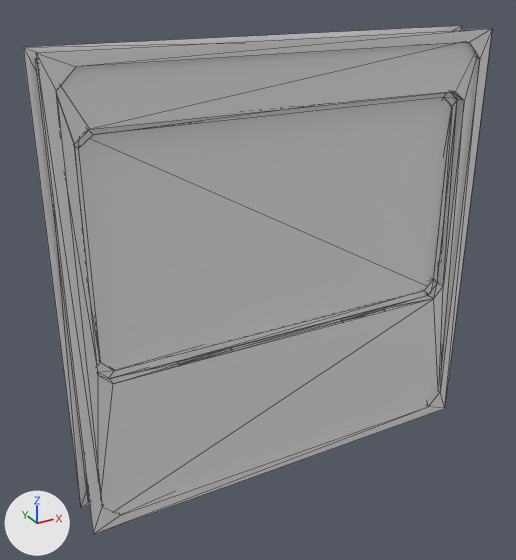
A saved change to the FBX model Assets/Models/Walls/wall_window_small.FBX.
The view is the same before and after, from a 50 mm camera at (-2.07, -3.43, 3.04) aimed at (-0.15, 0.06, 1.3). The axes (+X, +Y, +Z) are drawn at lower left. The lights are the same throughout. Mesh edges are drawn as thin lines. Where no turn or scale is listed for an object, it has been applied to the vertices.

Objects in the first picture: 'glass_window_small', 'wall_window_small'.
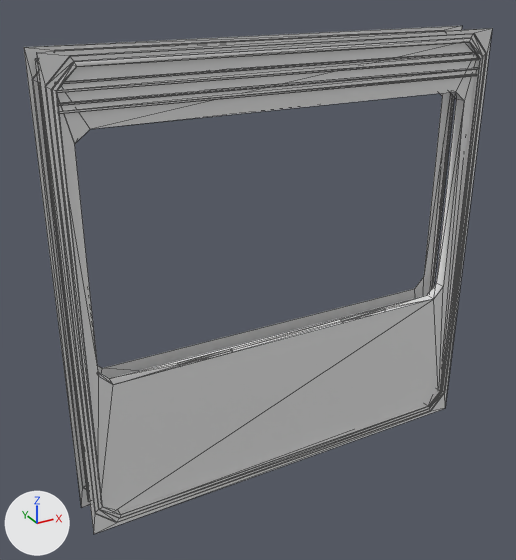
Commit message: walls added

Location of each change, (x1, y1, x2, y2) in pixels of the pictures (516 x 560 px):
'wall_window_small', reshaped, moved: before (23, 26, 492, 534); after (24, 26, 492, 534)
'glass_window_small', deleted: before (78, 98, 450, 369)
part 1 of me_mesh, added: after (58, 68, 478, 114)
part 2 of me_mesh, added: after (57, 52, 479, 93)
part 3 of me_mesh, built on: before (23, 26, 492, 534); after (24, 26, 492, 534)

What changed in the scene script:
```text
Change me_mesh:
    used by ob_wall_window_small; location = (0.0, 0.0, 1.35)
    remove me_mesh.from_pydata(...)  # 106 vertices, 180 faces; spans x -1.35..1.35, y -0.13..0.13, z -1.35..1.35
    add me_mesh.from_pydata(...)  # 282 vertices, 428 faces; spans x -1.35..1.35, y -0.13..0.13, z -1.35..1.35
    me_mesh part 1: a new loose piece of 20 vertices spanning x -1.28..1.28, y -0.12..-0.08, z 1.08..1.13
    me_mesh part 2: a new loose piece of 20 vertices spanning x -1.28..1.28, y -0.12..-0.08, z 1.17..1.22
    me_mesh part 3
    43 vertices are removed from x -1.24..1.24, y -0.1..0.1, z -0.42..1.01
    133 faces are deleted
    116 vertices are added at x -1.33..1.33, y -0.13..0.13, z -1.33..1.33
    8 new vertices lie (0.0, -0.05, 0.0) away from vertices in x -1.28..1.28, y 0.13, z -1.28..1.28
    8 new vertices lie (0.0, 0.05, 0.0) away from vertices in x -1.28..1.28, y -0.13, z -1.28..1.28
    7 new vertices lie (0.0, 0.07, 0.0) away from vertices in x -1.22..1.22, y -0.1, z -0.4..0.99
    309 new faces join them
Change ob_wall_window_small:
    ob_wall_window_small.location: (0.0, 0.0, 1.35) -> (0.001, 0.0, 1.35)
Remove ob_glass_window_small:
    ob_glass_window_small = bpy.data.objects.new('glass_window_small', me_mesh_001)
    ob_glass_window_small.location = (0.004, -0.018, 1.649)
```
